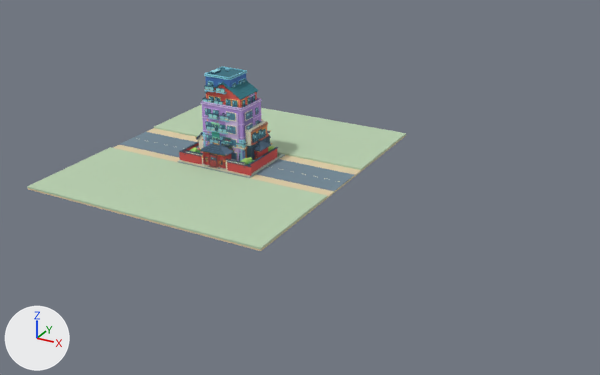
The glTF model public/scene/modules.glb: old version first, new version second.
Both versions are drawn from a 50 mm camera at (69.0, -102.8, 49.1) aimed at (14.4, -3.6, -0.6). Every picture has the same lights, and +X, +Y and +Z are marked at lower left. The picture after the commit comes second. Where no turn or scale is listed for an object, it has been applied to the vertices.

Objects in the first picture: 'lavender-corner · Housing | lilac', 'road · Demo · asphalt', 'road · Demo · courtyard', 'road · Demo · sand', 'vermilion-courtyard · Housing | court_red' and 32 more.
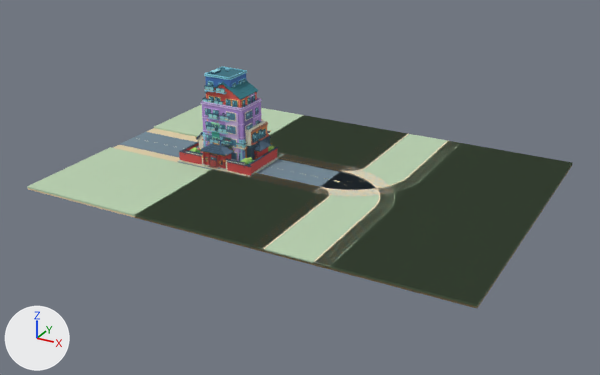
Not visible in the pictures: 'bend-left · Street | mortar'.

What differs and where, as boxes [x1, y1, x2, y2] in the pictures (600 x 375 px):
'bend-right · Demo · courtyard', added
    after: [136, 115, 573, 306]
'bend-left · Demo · courtyard', added
    after: [135, 116, 566, 306]
'bend-right · Street | paver', added
    after: [212, 167, 394, 266]
'bend-right · Demo · sand', added
    after: [136, 166, 572, 308]
'bend-left · Street | paver', added
    after: [279, 134, 458, 196]
'bend-right · Street | paver hot', added
    after: [217, 168, 393, 265]
'bend-right · Street | paver cool', added
    after: [215, 167, 394, 264]
'bend-right · Street | chalk', added
    after: [253, 170, 380, 262]
'bend-left · Demo · asphalt', added
    after: [323, 172, 374, 190]
'bend-left · Street | paver hot', added
    after: [281, 136, 457, 196]
'bend-left · Street | chalk', added
    after: [277, 133, 448, 191]
'bend-left · Street | paver cool', added
    after: [277, 134, 460, 196]
'bend-right · Demo · asphalt', added
    after: [272, 172, 375, 256]
'bend-right · Street | mortar', added
    after: [251, 158, 373, 268]

Edits to the bpy script that builds the scene:
```text
Add ob_bend_right___street___paver_hot:
    ob_bend_right___street___paver_hot = bpy.data.objects.new('bend-right · Street | paver hot', me_bend_right___street___paver_hot)  # 2362 vertices, 3776 faces; spans x 0.0..29.7, y -24.0..5.7, z 0.2; in mat_street___paver_hot (beige #ead8af)
    ob_bend_right___street___paver_hot.location = (0.0, 0.0, 0.0)
Add ob_bend_right___street___paver_cool:
    ob_bend_right___street___paver_cool = bpy.data.objects.new('bend-right · Street | paver cool', me_bend_right___street___paver_cool)  # 2096 vertices, 3352 faces; spans x 0.0..29.7, y -24.0..5.7, z 0.2; in mat_street___paver_cool (light grey #c6d4c6)
    ob_bend_right___street___paver_cool.location = (0.0, 0.0, 0.0)
Add ob_bend_right___street___paver:
    ob_bend_right___street___paver = bpy.data.objects.new('bend-right · Street | paver', me_bend_right___street___paver)  # 4970 vertices, 8288 faces; spans x 0.0..29.7, y -24.0..5.7, z 0.2; in mat_street___paver (pale yellow #dcd6be)
    ob_bend_right___street___paver.location = (0.0, 0.0, 0.0)
Add ob_bend_right___street___mortar:
    ob_bend_right___street___mortar = bpy.data.objects.new('bend-right · Street | mortar', me_bend_right___street___mortar)  # 632 vertices, 1368 faces; spans x 0.0..29.7, y -24.0..5.7, z 0.0..0.2; in mat_street___mortar (grey #aca991)
    ob_bend_right___street___mortar.location = (0.0, 0.0, 0.0)
Add ob_bend_right___street___chalk:
    ob_bend_right___street___chalk = bpy.data.objects.new('bend-right · Street | chalk', me_bend_right___street___chalk)  # 1500 vertices, 2916 faces; spans x 0.0..27.7, y -24.0..3.7, z 0.2; in mat_street___chalk (beige #ffecca)
    ob_bend_right___street___chalk.location = (0.0, 0.0, 0.0)
Add ob_bend_right___demo___sand:
    ob_bend_right___demo___sand = bpy.data.objects.new('bend-right · Demo · sand', me_bend_right___demo___sand)  # a box spanning x 0.0..48.0, y -24.0..24.0, z -0.2..0.0; in mat_demo___sand (beige #e1d0a9)
    ob_bend_right___demo___sand.location = (0.0, 0.0, 0.0)
Add ob_bend_right___demo___courtyard:
    ob_bend_right___demo___courtyard = bpy.data.objects.new('bend-right · Demo · courtyard', me_bend_right___demo___courtyard)  # 276 vertices, 544 faces; spans x 0.0..48.0, y -24.0..24.0, z 0.0..0.2; in mat_demo___courtyard (pale green #bad2b1)
    ob_bend_right___demo___courtyard.location = (0.0, 0.0, 0.0)
Add ob_bend_right___demo___asphalt:
    ob_bend_right___demo___asphalt = bpy.data.objects.new('bend-right · Demo · asphalt', me_bend_right___demo___asphalt)  # 268 vertices, 532 faces; spans x 0.0..27.5, y -24.0..3.5, z 0.0; in mat_demo___asphalt (greyish blue #738997)
    ob_bend_right___demo___asphalt.location = (0.0, 0.0, 0.0)
Add ob_bend_left___street___paver_hot:
    ob_bend_left___street___paver_hot = bpy.data.objects.new('bend-left · Street | paver hot', me_bend_left___street___paver_hot)  # 2324 vertices, 3700 faces; spans x 0.0..29.7, y -5.7..24.0, z 0.2; in mat_street___paver_hot (beige #ead8af)
    ob_bend_left___street___paver_hot.location = (0.0, 0.0, 0.0)
Add ob_bend_left___street___paver_cool:
    ob_bend_left___street___paver_cool = bpy.data.objects.new('bend-left · Street | paver cool', me_bend_left___street___paver_cool)  # 2176 vertices, 3508 faces; spans x 0.0..29.7, y -5.7..24.0, z 0.2; in mat_street___paver_cool (light grey #c6d4c6)
    ob_bend_left___street___paver_cool.location = (0.0, 0.0, 0.0)
Add ob_bend_left___street___paver:
    ob_bend_left___street___paver = bpy.data.objects.new('bend-left · Street | paver', me_bend_left___street___paver)  # 4930 vertices, 8208 faces; spans x 0.0..29.7, y -5.7..24.0, z 0.2; in mat_street___paver (pale yellow #dcd6be)
    ob_bend_left___street___paver.location = (0.0, 0.0, 0.0)
Add ob_bend_left___street___mortar:
    ob_bend_left___street___mortar = bpy.data.objects.new('bend-left · Street | mortar', me_bend_left___street___mortar)  # 632 vertices, 1368 faces; spans x 0.0..29.7, y -5.7..24.0, z 0.0..0.2; in mat_street___mortar (grey #aca991)
    ob_bend_left___street___mortar.location = (0.0, 0.0, 0.0)
Add ob_bend_left___street___chalk:
    ob_bend_left___street___chalk = bpy.data.objects.new('bend-left · Street | chalk', me_bend_left___street___chalk)  # 1500 vertices, 2916 faces; spans x 0.0..27.7, y -3.7..24.0, z 0.2; in mat_street___chalk (beige #ffecca)
    ob_bend_left___street___chalk.location = (0.0, 0.0, 0.0)
Add ob_bend_left___demo___courtyard:
    ob_bend_left___demo___courtyard = bpy.data.objects.new('bend-left · Demo · courtyard', me_bend_left___demo___courtyard)  # 276 vertices, 544 faces; spans x 0.0..48.0, y -24.0..24.0, z 0.0..0.2; in mat_demo___courtyard (pale green #bad2b1)
    ob_bend_left___demo___courtyard.location = (0.0, 0.0, 0.0)
Add ob_bend_left___demo___asphalt:
    ob_bend_left___demo___asphalt = bpy.data.objects.new('bend-left · Demo · asphalt', me_bend_left___demo___asphalt)  # 268 vertices, 532 faces; spans x 0.0..27.5, y -3.5..24.0, z 0.0; in mat_demo___asphalt (greyish blue #738997)
    ob_bend_left___demo___asphalt.location = (0.0, 0.0, 0.0)
```
